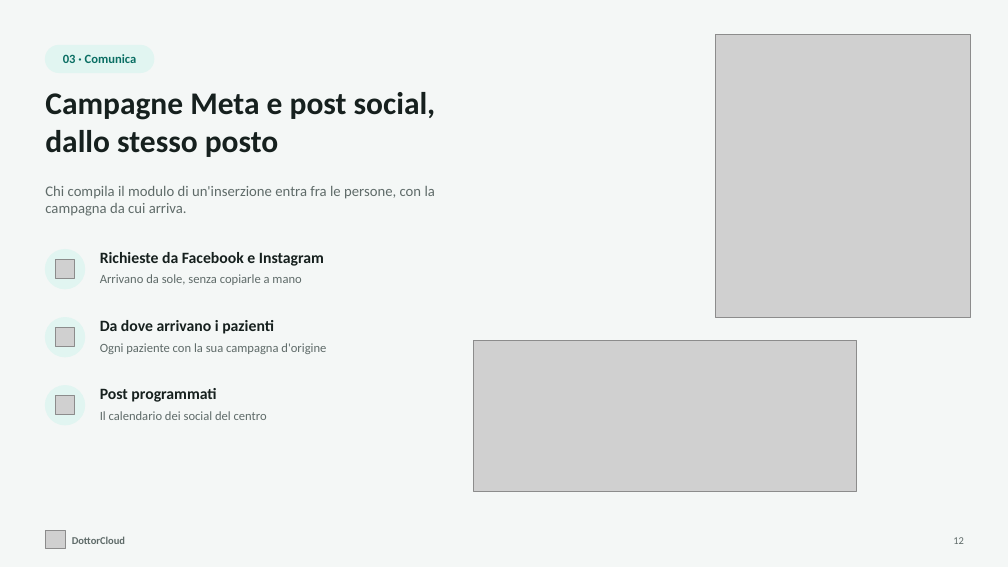
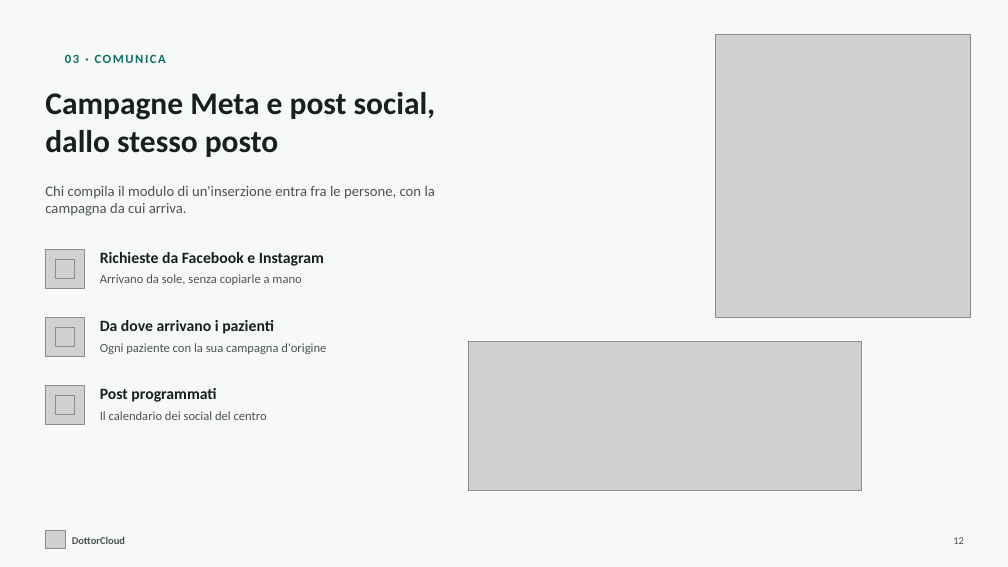
Before and after one commit to Npm2-Solutions/crm-mm, a slide deck: slide 12 of brand/presentazione/DottorCloud.pptx. Drawn at 1008x567 pixels with LibreOffice and Linux fonts; fonts in the diff are those of the drawing; grey boxes stand for pictures; background and template pictures are left out. Boxes give left, top, right and bottom in pixels: in the first picture for what was removed or moved away, otherwise in the second. Text is boxed around its words. In the diff, an @@ line names an element or a change of style, - is before the commit and + after.

```diff
--- a/brand/presentazione/DottorCloud.pptx
+++ b/brand/presentazione/DottorCloud.pptx
@@ background #F4F7F6 to #F6F9F8 @@
@@ rounded rectangle removed at [45, 45, 154, 73] @@
@@ text at [65, 54, 166, 63]: text changed @@
-03 · Comunica
+03 · COMUNICA
@@ ellipse removed at [45, 250, 85, 289] @@
@@ picture added at [45, 250, 85, 289] @@
@@ ellipse removed at [45, 318, 85, 357] @@
@@ picture added at [45, 318, 85, 357] @@
@@ picture: place and size @@
-picture at [474, 340, 858, 492]
+picture at [469, 341, 862, 491]
@@ ellipse removed at [45, 386, 85, 425] @@
@@ picture added at [45, 386, 85, 425] @@
@@ text colour #5F6B69 to #4E5352 in 6 elements at [45, 186, 435, 216], [100, 274, 301, 285], [100, 343, 326, 354], [100, 411, 267, 420], [72, 536, 125, 544], [953, 537, 964, 544] @@
```
Also in this commit, not shown: 17 other slides changed, 26 other files.
